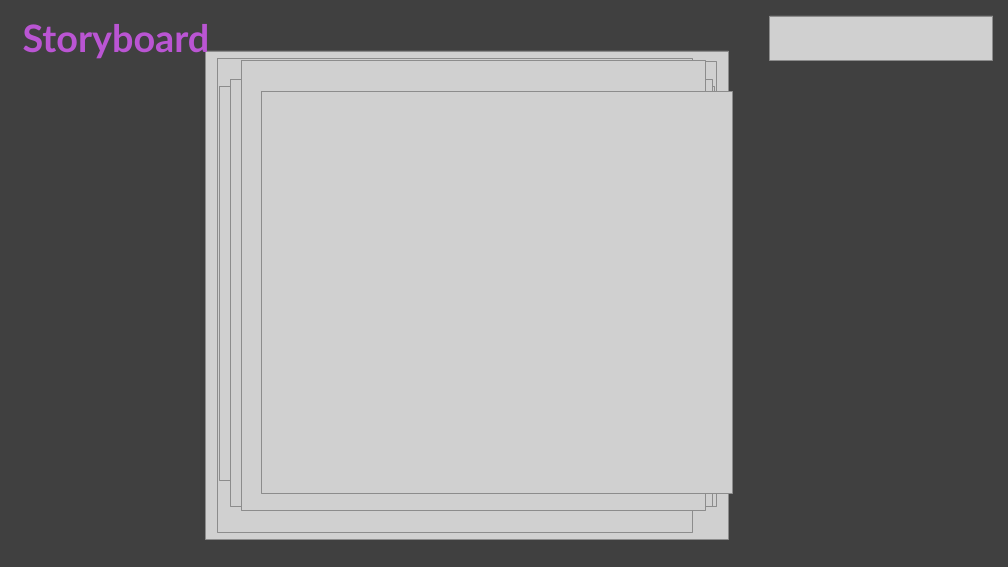
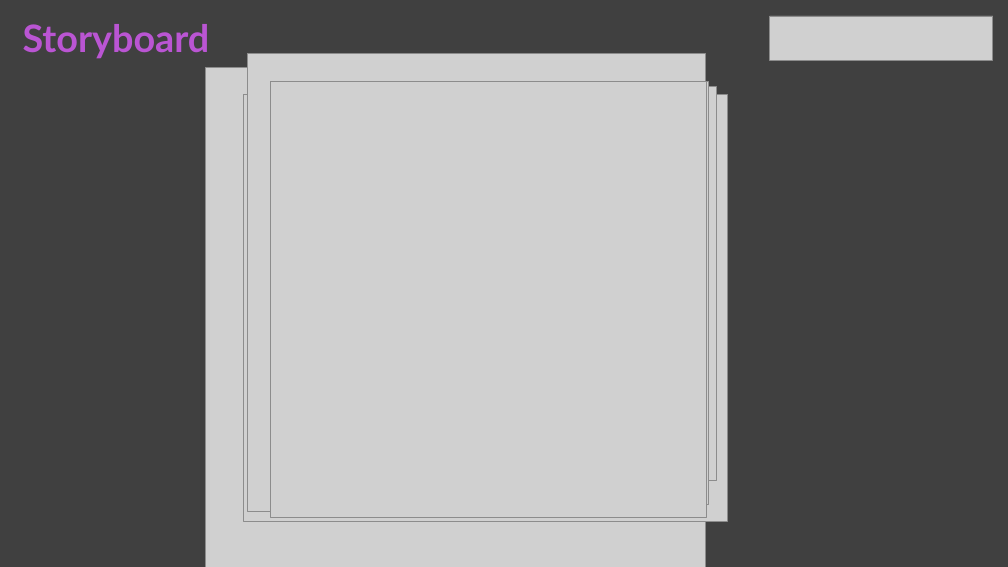
Before and after one commit to BandTec/CrasDefault-Grupo8, a slide deck: slide 9 of documentos/Apresentação.pptx. Drawn at 1008x567 pixels with LibreOffice and Linux fonts; fonts in the diff are those of the drawing; grey boxes stand for pictures. Boxes give left, top, right and bottom in pixels: in the first picture for what was removed or moved away, otherwise in the second. Text is boxed around its words. In the diff, an @@ line names an element or a change of style, - is before the commit and + after.

```diff
--- a/documentos/Apresentação.pptx
+++ b/documentos/Apresentação.pptx
@@ picture: place and size @@
-picture at [241, 60, 706, 510]
+picture at [247, 54, 706, 512]
@@ picture: place and size @@
-picture at [206, 51, 729, 539]
+picture at [206, 67, 706, 567]
@@ picture removed at [242, 61, 717, 507] @@
@@ picture: place and size @@
-picture at [219, 87, 715, 481]
+picture at [254, 87, 717, 481]
@@ picture: place and size @@
-picture at [218, 58, 693, 533]
+picture at [268, 75, 704, 511]
@@ picture: place and size @@
-picture at [262, 92, 733, 494]
+picture at [270, 82, 706, 518]
@@ picture: place and size @@
-picture at [231, 79, 712, 506]
+picture at [287, 82, 709, 504]
@@ picture: place and size @@
-picture at [230, 64, 705, 503]
+picture at [243, 95, 727, 522]
```
Also in this commit, not shown: 2 other slides changed.
